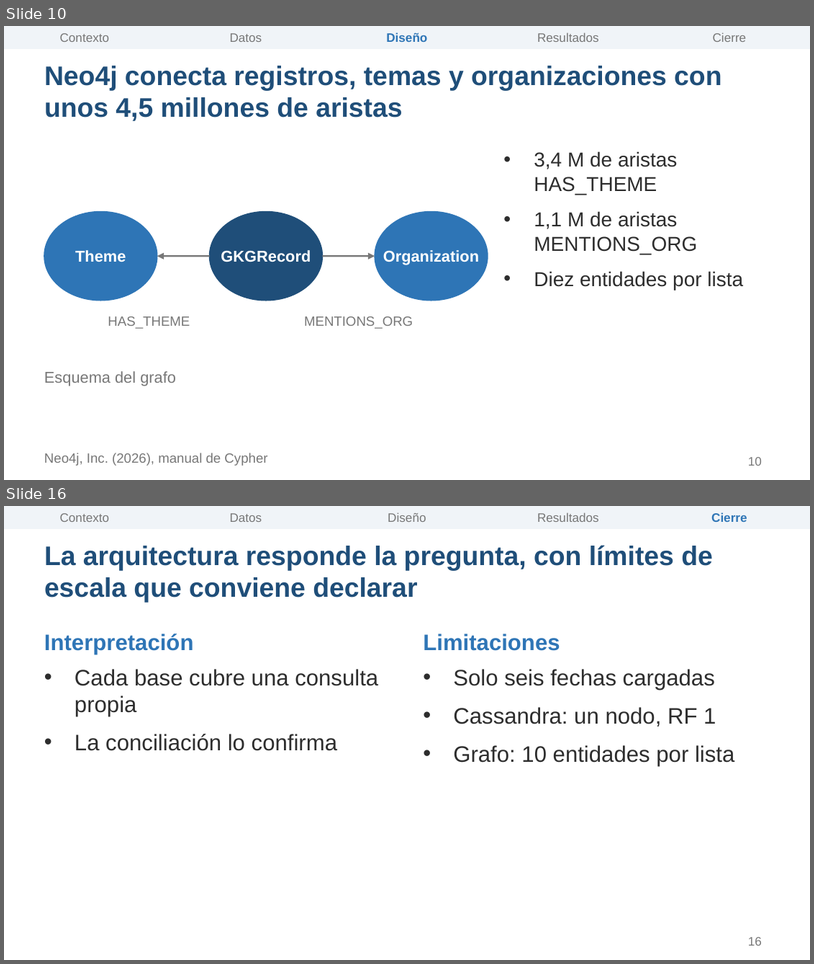
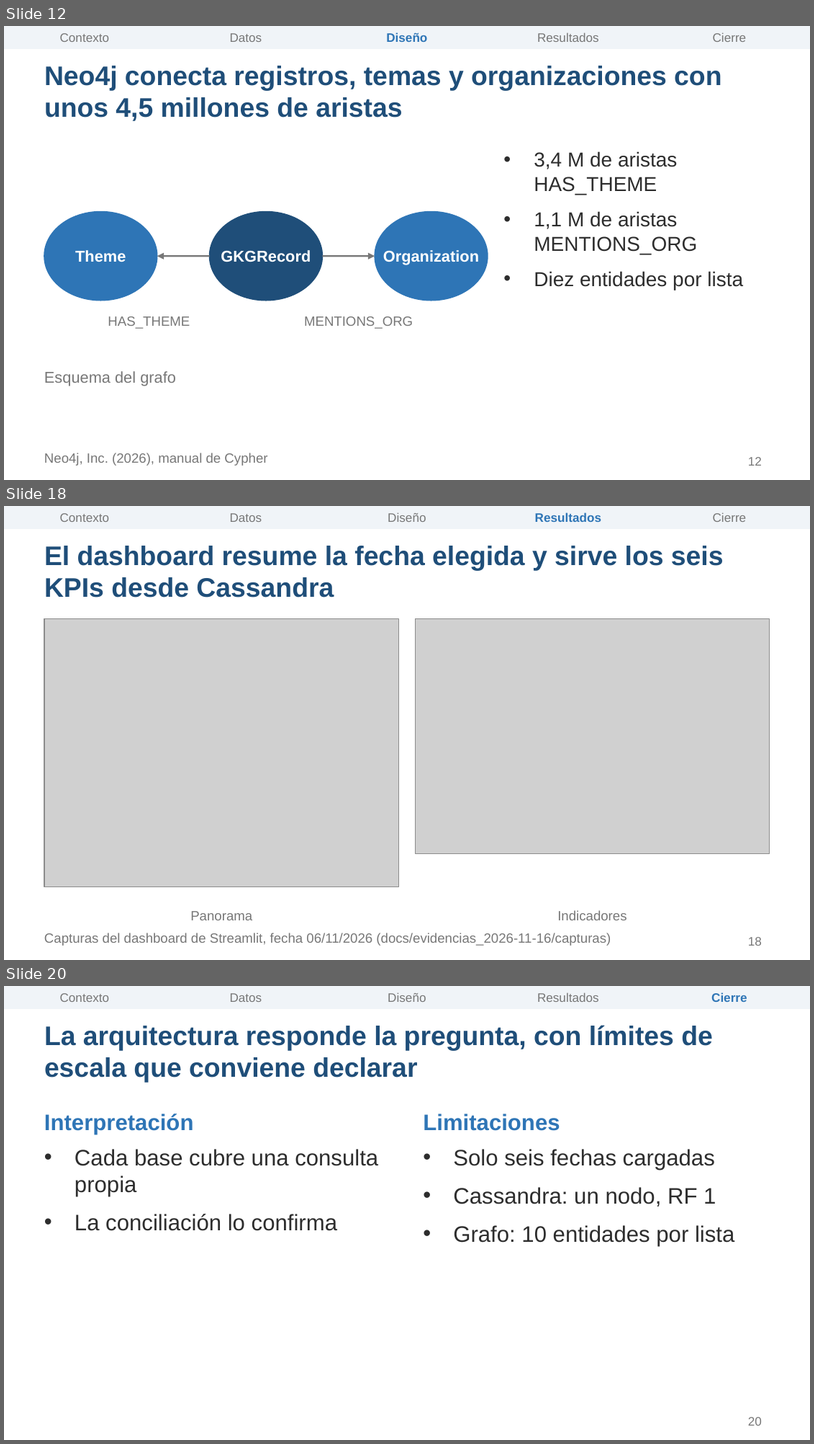
Before and after one commit to KarolayTamayoH/global-news-intelligence, a slide deck: docs/presentacion/global_news_intelligence.pptx. Shown one above the other, each under a label of ours: slides 10 and 16 before the commit, slides 12, 18 and 20 after it; the slides between them are not shown. The pictures are 814x964 and 814x1444 pixels, drawn with LibreOffice and Linux fonts; fonts in the diff are those of the drawing; grey boxes stand for pictures. Boxes give left, top, right and bottom in pixels: in the first picture for what was removed or moved away, otherwise in the second. Text is boxed around its words. In the diff, an @@ line names an element or a change of style, - is before the commit and + after.

```diff
--- a/docs/presentacion/global_news_intelligence.pptx
+++ b/docs/presentacion/global_news_intelligence.pptx
@@ slide 18 added at (4, 506, 810, 960), background #FFFFFF @@
@@ rectangle added at (4, 506, 810, 528), fill #F0F4F8, outline #F0F4F8 1 pt @@
@@ text added at (60, 513, 110, 522), 11 pt, text #777777 @@
+Contexto
@@ text added at (230, 513, 262, 522), 11 pt, text #777777 @@
+Datos
@@ text added at (388, 512, 426, 522), 11 pt, text #777777 @@
+Diseño
@@ text added at (535, 512, 602, 522), 11 pt, text #2E75B6, bold @@
+Resultados
@@ text added at (713, 512, 747, 522), 11 pt, text #777777 @@
+Cierre
@@ title added at (44, 546, 724, 597), 24 pt, text #1F4E79, bold @@
+El dashboard resume la fecha elegida y sirve los seis KPIs desde Cassandra
@@ picture added at (44, 619, 399, 887) @@
@@ picture added at (415, 619, 770, 854) @@
@@ text added at (190, 911, 252, 920), 12 pt, text #777777 @@
+Panorama
@@ text added at (558, 910, 627, 920), 12 pt, text #777777 @@
+Indicadores
@@ text added at (44, 932, 611, 945), 12 pt, text #777777 @@
+Capturas del dashboard de Streamlit, fecha 06/11/2026 (docs/evidencias_2026-11-16/capturas)
@@ page number added at (748, 937, 762, 945), 11 pt, text #777777 @@
+18
@@ what was slide 10 is now slide 12 @@
@@ page number at (748, 457, 762, 465): text changed @@
-10
+12
@@ what was slide 16 is now slide 20 @@
@@ page number at (748, 1417, 762, 1425): text changed @@
-16
+20
```
Also in this commit, not shown: 10 slides changed, 5 other slides added, 1 slide removed, 3 other files.
